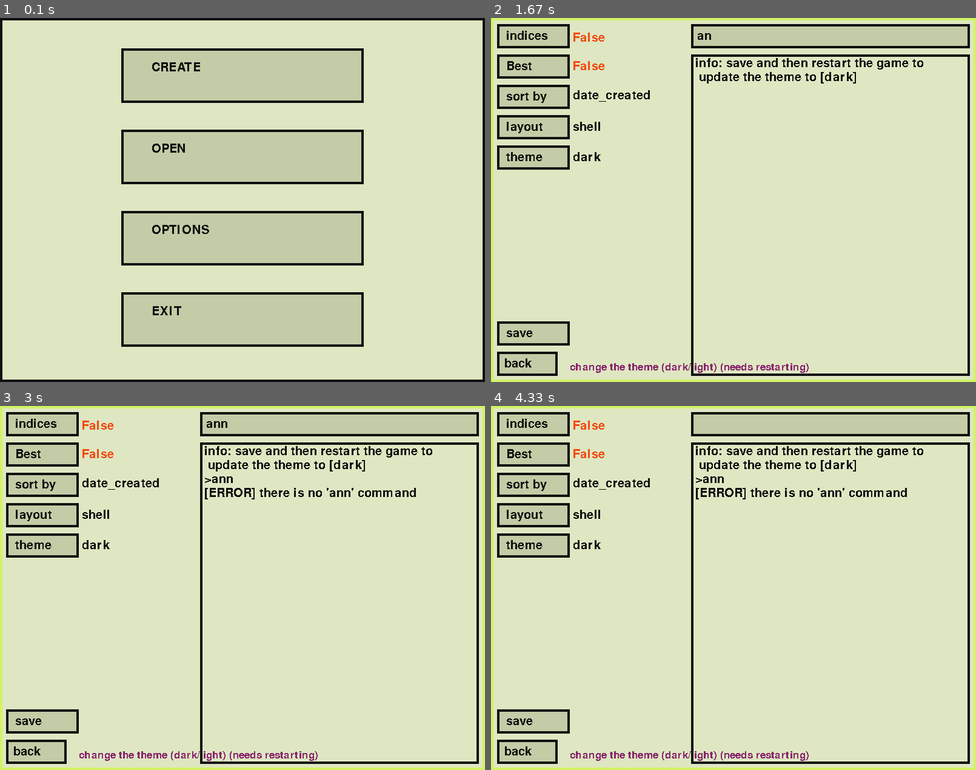
Above: before the commit, frames 1-4 (two rows, left to right).
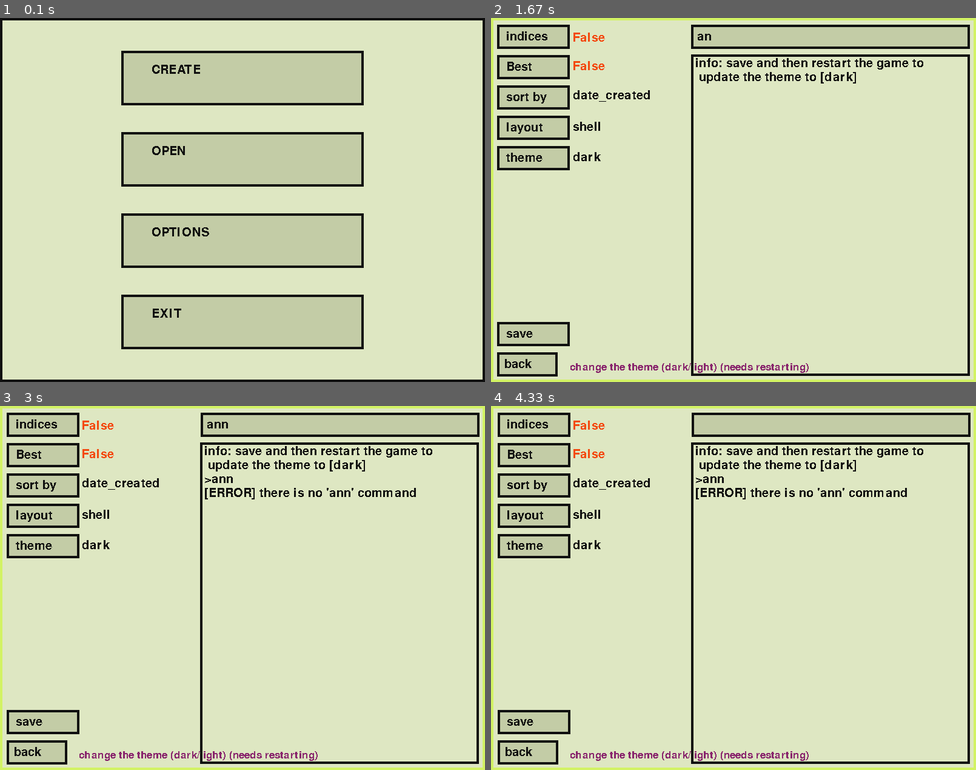
Above: after the commit, the same moments.

Repository: rayannott/dollargame
Game: pygame game, started from Gui.py
The game is run twice, just before and just after one commit, with the same random seed, the same clock (stepped at 60 frames per second) and the same inputs.
Inputs:
- Up to frame 1 (0.1 s): no input
- Up to frame 2 (1.67 s): click "OPTIONS" at 0.38 s; click "theme" at 0.93 s; tap Enter at 1.22 s; type "an" at 1.55 s
- Up to frame 3 (3 s): type "n" at 1.75 s; tap Enter at 1.88 s; hold Up 2.1-2.57 s; hold Down 2.65-2.95 s; hold Up from 2.98 s (still down)
- Up to frame 4 (4.33 s): release Up at 3.35 s; hold Down 3.38-3.75 s; hold Up 3.78-4.08 s; hold Down from 4.12 s (still down)

The runs differ from the first frame. In frame 1, 5.8% of the frame differs, in the area x 25-75%, y 8-91%; in frame 2, 1.3%; in frame 3, 1.7%; in frame 4, 1.6%.

Commit message:
added button circular wiggle :)

Diff:
--- a/ui_elements.py
+++ b/ui_elements.py
@@ -1,6 +1,6 @@
 import pygame
 from utils import THEME, PANEL_HEIGHT
-
+import math
 
 
 
@@ -16,18 +16,29 @@
         self.hover_text = hover_text
         self.bg_color = bg_color
         self.text_placement_specifier = text_placement_specifier
+        self.time = 0
+        self.pos_wiggle = [0, 0]
+        self.pos_wiggle_magn = min(self.size)*0.05
+
+    def pos_wiggle_update(self):
+        self.pos_wiggle[0] = self.pos_wiggle_magn*math.sin(self.time)
+        self.pos_wiggle[1] = self.pos_wiggle_magn*math.cos(self.time)
+
 
     def draw(self, screen, font):
         def color_active(col):
             return col if self.is_active else THEME['button_inactive']
         if self.is_visible:
+            self.time += 1./240
             x, y = self.topleft
+            self.pos_wiggle_update()
+            x += self.pos_wiggle[0]
+            y += self.pos_wiggle[1]
             wi, he = self.size
             color = color_active(self.bg_color)
             pygame.draw.rect(screen, THEME['def'], [x, y, wi, he], width=4)
             pygame.draw.rect(screen, color, [x+4, y+4, wi-8, he-8])
             if self.text_placement_specifier == 'text_input':
-
                 position = x + he//4, y + he//4
             else:
                 position = x + wi//8, y + he//4
